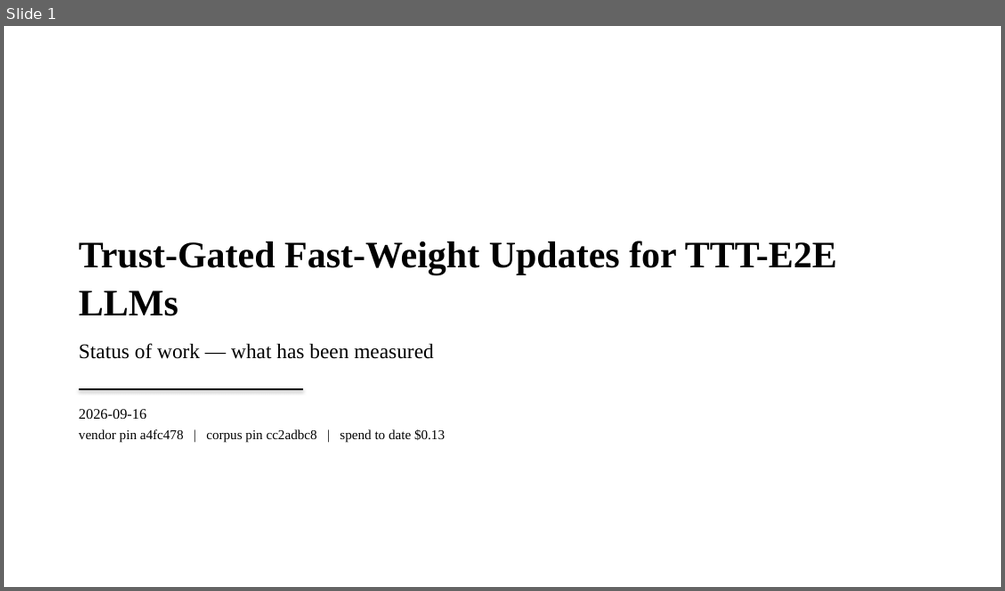
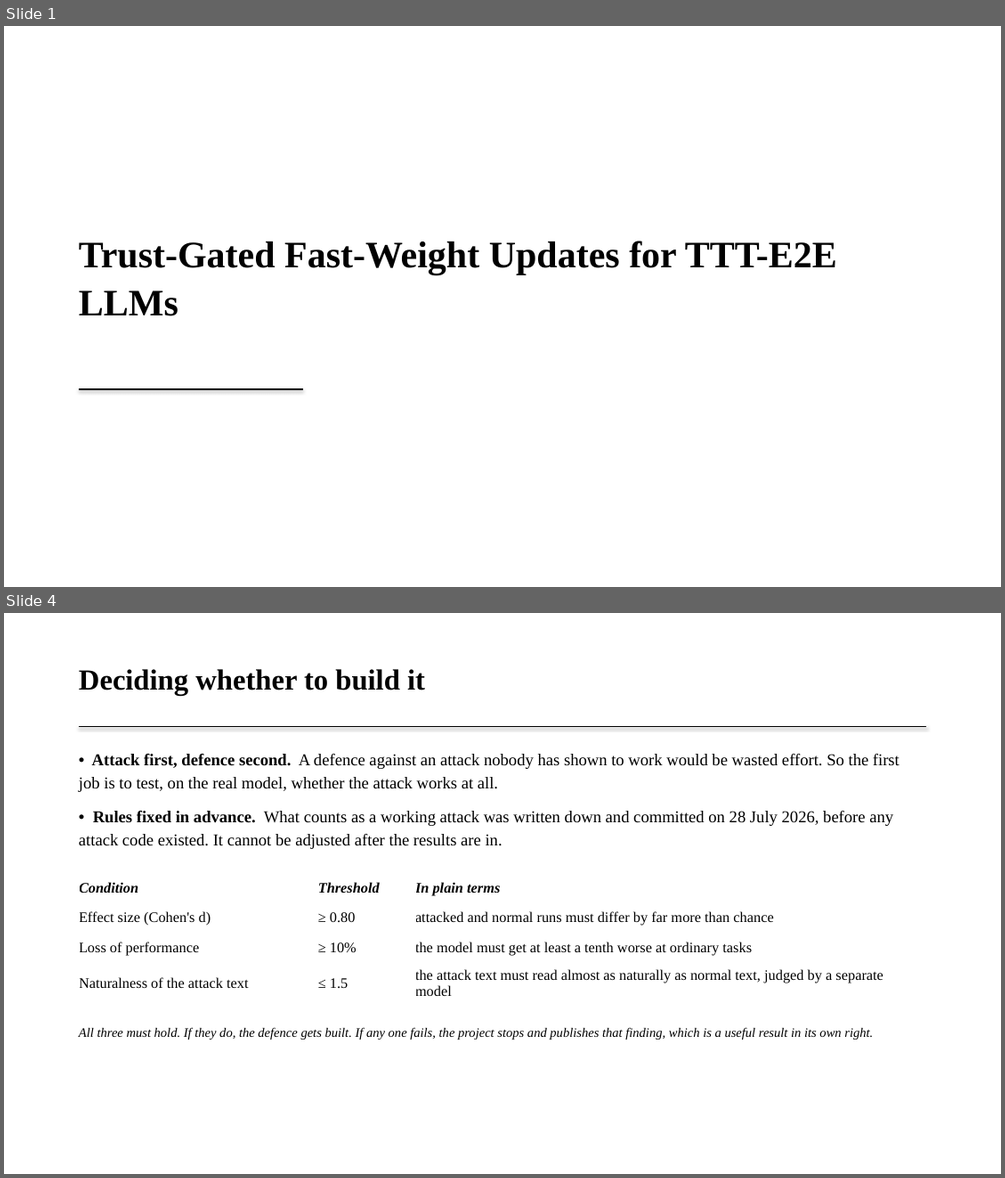
Before and after one commit to Deep-Learning-130/Trust-Gated-Fast-Weight-Updates-for-TTT-E2E-LLMs, a slide deck: docs/review/TrustGate_Results_2026-09-16.pptx. Shown one above the other, each under a label of ours: slide 1 before the commit, slides 1 and 4 after it; the slides between them are not shown. The pictures are 1005x591 and 1005x1178 pixels, drawn with LibreOffice and Linux fonts; fonts in the diff are those of the drawing. Boxes give left, top, right and bottom in pixels: in the first picture for what was removed or moved away, otherwise in the second. Text is boxed around its words. In the diff, an @@ line names an element or a change of style, - is before the commit and + after.

```diff
--- a/docs/review/TrustGate_Results_2026-09-16.pptx
+++ b/docs/review/TrustGate_Results_2026-09-16.pptx
@@ slide 4 added at [4, 613, 1001, 1174], background #FFFFFF @@
@@ text added at [79, 669, 425, 695], 28 pt, text #000000, bold @@
+Deciding whether to build it
@@ line added from (79, 727) to (926, 727), #000000 0.75 pt @@
@@ text added at [79, 754, 899, 849], 16 pt, text #000000 @@
+• Attack first, defence second. A defence against an attack nobody has shown to work would be wasted effort. So the first job is to test, on the real model, whether the attack works at all.
+• Rules fixed in advance. What counts as a working attack was written down and committed on 28 July 2026, before any attack code existed. It cannot be adjusted after the results are in.
@@ table added at [79, 873, 901, 1004], 4 rows, 3 columns @@
+Condition | Threshold | In plain terms
+Effect size (Cohen's d) | ≥ 0.80 | attacked and normal runs must differ by far more than chance
+Loss of performance | ≥ 10% | the model must get at least a tenth worse at ordinary tasks
+Naturalness of the attack text | ≤ 1.5 | the attack text must read almost as naturally as normal text, judged by a separate model
@@ text added at [79, 1027, 873, 1039], 12.5 pt, text #000000, italic @@
+All three must hold. If they do, the defence gets built. If any one fails, the project stops and publishes that finding, which is a useful result in its own right.
@@ slide 1 changed as well @@
@@ text "Trust-Gated Fast-Weight Updates for TTT-E2E ..." at [79, 240, 837, 316]: less space between paragraphs @@
@@ text at [79, 343, 433, 359]: paragraph removed @@
-Status of work — what has been measured
@@ text removed at [79, 409, 445, 443] @@
-2026-09-16
-vendor pin a4fc478 | corpus pin cc2adbc8 | spend to date $0.13
```
Also in this commit, not shown: 12 other slides added, 9 slides removed, 3 other files.
